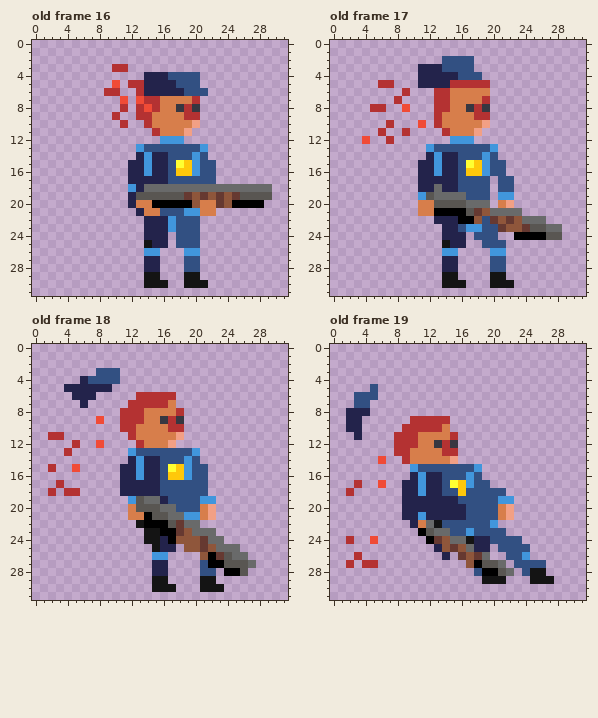
Two versions of one pixel-art file, assets/asesprite/cop-shotgun.ase. That is the earlier state.
32x32 pixels, 27 frames. Shown: old frame 16, old frame 17, old frame 18, old frame 19. The commit also changed other frames, which this record leaves out.
Now the later version:
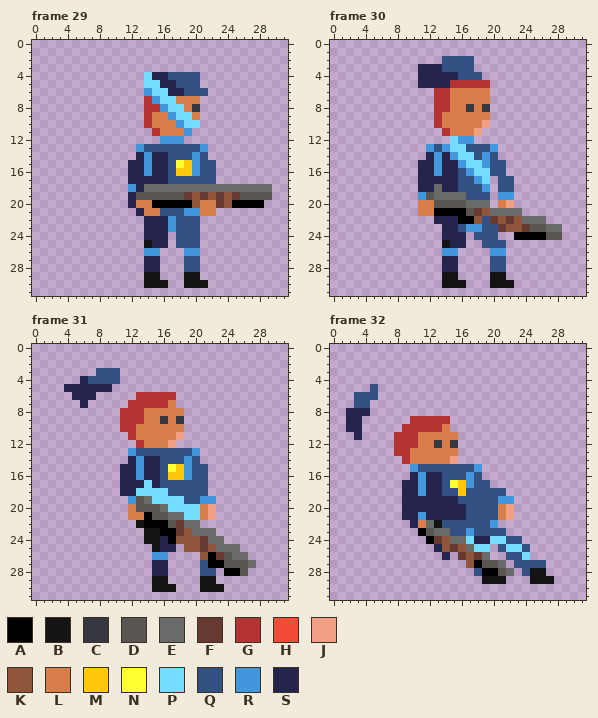
Palette (. is transparent): A #000000  B #141414  C #373741  D #595652  E #696a6a  F #663931  G #b43232  H #f04b36  J #f2a085  K #8f563b  L #d77e4b  M #ffc80a  N #ffff32  P #73dcff  Q #325082  R #4196dc  S #23234b
A new or re-ordered frame is compared with the old frame closest to it.
Author's note on the commit: cops with shotgun can be replicants
Change:
frames 27 -> 34
Frame 29 is new; against old frame 16:
y 3: x 10..11 GG -> ..
y 4: x 14 S -> P
y 5: x 10 H -> .; x 12..15 GGSS -> ..PP
y 6: x 9..10 GG -> ..; x 13..16 GSSS -> .RPP
y 7: x 11 H -> .; x 13 H -> .; x 15..17 GLL -> RPP; x 20 G -> L
y 8: x 11 G -> .; x 13..14 GH -> .G; x 16..19 LLCG -> RPPL
y 9: x 10 G -> .; x 13 G -> .; x 17..20 LLGG -> RPPL
y 10: x 11 G -> .; x 18..20 LLJ -> RPP
y 11: x 19 J -> R
Frame 30 is new; against old frame 17:
y 5: x 6..7 GG -> ..
y 6: x 9 G -> .
y 7: x 8 G -> .; x 19 G -> L
y 8: x 5..6 GG -> ..; x 9 H -> .; x 18 G -> L
y 9: x 18..19 GG -> LL
y 10: x 7 G -> .; x 11 H -> .
y 11: x 6 G -> .; x 9 G -> .
y 12: x 4 H -> .; x 7 G -> .; x 15 R -> P
y 13: x 14..16 QQQ -> RPP
y 14: x 15..17 SQQ -> RPP
y 15: x 16..18 QNM -> RPP
y 16: x 17..19 MMR -> RPP
y 17: x 18..19 QQ -> RP
y 18: x 19 Q -> R
Frame 31 is new; against old frame 18:
y 8: x 18 G -> L
y 9: x 8 H -> .; x 17 G -> L
y 10: x 17..18 GG -> LL
y 11: x 2..3 GG -> ..
y 12: x 5 G -> .; x 8 H -> .
y 13: x 4 G -> .
y 15: x 2 G -> .; x 5 H -> .
y 17: x 3 G -> .; x 14 S -> P
y 18: x 2 G -> .; x 4..5 GG -> ..; x 13..16 SSSQ -> PPPP
y 19: x 15..18 ESQQ -> PPPP
y 20: x 17..20 EQQQ -> PPPP
y 21: x 19..20 RR -> PP
Frame 32 is new; against old frame 19:
y 11: x 15 G -> L
y 12: x 14 G -> L
y 13: x 14..15 GG -> LL
y 14: x 6 H -> .
y 17: x 3 G -> .; x 6 H -> .
y 18: x 2 G -> .
y 24: x 2 G -> .; x 5 H -> .; x 17 B -> P; x 20..21 QQ -> PP
y 25: x 18..19 SS -> PP; x 22..23 QQ -> PP
y 26: x 3 G -> .; x 24 R -> P
y 27: x 2 G -> .; x 4..5 GG -> ..
